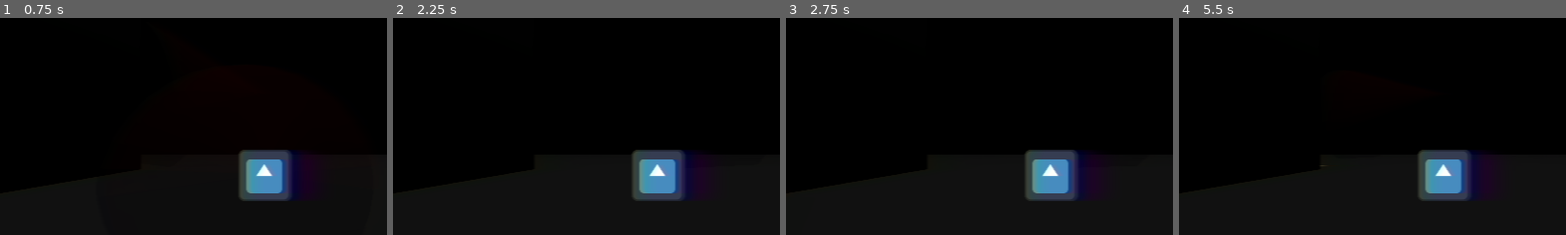
Above: before the commit, frames 1-4 (left to right).
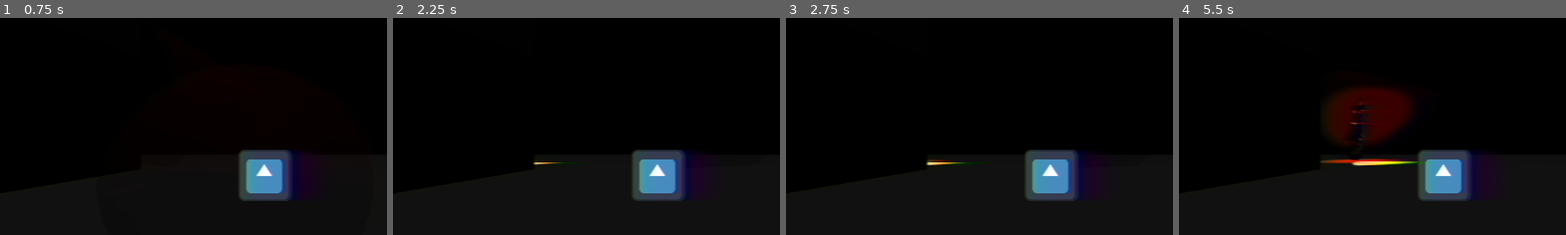
Above: after the commit, the same moments.

Repository: Pr3cursor/Zoovre
Game: Godot game, scene res://scenes/main_menu.tscn
Same seed, same stepped clock (60 frames per second), same inputs: the game is played once before the commit and once after it. The engine's default icon, where the game draws it, is replaced by a stand-in: a white triangle on a blue panel in a dark square.
Inputs (mouse positions are % of the whole screen's width and height, from its top left):
- Up to frame 1 (0.75 s): click (50, 74) at 0.5 s
- Up to frame 2 (2.25 s): tap Enter at 1.25 s; hold D (move_right) 1.28-2.03 s; tap Space at 2 s; hold S (move_down) from 2.03 s (still down)
- Up to frame 3 (2.75 s): keep holding S (move_down)
- Up to frame 4 (5.5 s): tap Enter at 2.75 s; release S (move_down) at 2.78 s; hold D (move_right) 2.78-3.53 s; tap Space at 3.5 s; hold W (move_up) 3.53-4.28 s; hold A (move_left) from 4.28 s (still down)
The pictures show only the part of the screen within x 14-63%, y 21-71%; the shares and areas given below are measured in that part.

Frame 1 is identical in both runs. In frame 2, less than 0.1% of the frame differs, in the area x 36-45%, y 66-68%; in frame 3, 0.2%; in frame 4, 4.9%, in the area x 36-64%, y 32-69%.

Commit message:
enemy model + animation

Diff:
--- a/zoovre/scenes/enemy.tscn
+++ b/zoovre/scenes/enemy.tscn
@@ -1,6 +1,7 @@
-[gd_scene load_steps=6 format=3 uid="uid://dukw52yx3pibx"]
+[gd_scene load_steps=7 format=3 uid="uid://dukw52yx3pibx"]
 
 [ext_resource type="Script" uid="uid://dk11j3cqf4ogo" path="res://scripts/enemy.gd" id="1_7p1mj"]
+[ext_resource type="PackedScene" uid="uid://dvea1gbieiosw" path="res://blender/security.glb" id="2_md0e3"]
 
 [sub_resource type="Environment" id="Environment_7p1mj"]
 background_mode = 1
@@ -50,4 +51,12 @@
 
 [node name="AnimationPlayer" type="AnimationPlayer" parent="."]
 
+[node name="security" parent="." instance=ExtResource("2_md0e3")]
+transform = Transform3D(-0.45, 0, -3.934025e-08, 0, 0.45, 0, 3.934025e-08, 0, -0.45, 0, 0, 0)
+
+[node name="OmniLight3D" type="OmniLight3D" parent="."]
+transform = Transform3D(1, 0, 0, 0, 1, 0, 0, 0, 1, 0, 3.5355902, 0.0061154366)
+light_color = Color(1, 0, 0, 1)
+light_energy = 18.4
+
 [connection signal="body_entered" from="RayCast3D/Area3D" to="." method="_on_area_3d_body_entered"]
--- a/zoovre/scenes/testscene.tscn
+++ b/zoovre/scenes/testscene.tscn
@@ -141,7 +141,7 @@
 transform = Transform3D(1, 0, 0, 0, 1, 0, 0, 0, 1, -20.862402, 1.6081209, -22.883558)
 
 [node name="Enemy" parent="." node_paths=PackedStringArray("patrol_points") instance=ExtResource("4_ye8wr")]
-transform = Transform3D(-0.17333883, 0, 0.98486227, 0, 1, 0, -0.98486227, 0, -0.17333883, -21.468464, 0, -3.253645)
+transform = Transform3D(-0.17333883, 0, 0.98486227, 0, 1, 0, -0.98486227, 0, -0.17333883, -16.515705, 0, -10.04835)
 patrol_points = [NodePath("../PatrolPoints/Point1"), NodePath("../PatrolPoints/Point2"), NodePath("../PatrolPoints/Point3")]
 
 [node name="PatrolPoints" type="Node3D" parent="."]
--- a/zoovre/scripts/enemy.gd
+++ b/zoovre/scripts/enemy.gd
@@ -1,6 +1,5 @@
 extends CharacterBody3D
 
-@onready var anim = $AnimationPlayer
 @onready var agent = $NavigationAgent3D
 @onready var vision_ray = $RayCast3D
 
@@ -11,6 +10,8 @@
 @export var investigate_wait_time: float = 4.0
 @export var patrol_wait_time: float = 3.0
 @export var update_interval: float = 0.2
+
+@onready var anim = $security.get_node("AnimationPlayer")
 
 const UPDATE_TIME = 0.2
 const SPEED = 150
@@ -70,6 +71,7 @@
 	look_at(global_transform.origin + new_dir, Vector3.UP)
 	velocity.x = dir.x * speed
 	velocity.z = dir.z * speed
+	anim.play("walking")
 
 func _stop_and_idle() -> void:
 	velocity = Vector3.ZERO
--- /dev/null
+++ b/zoovre/security.tscn
@@ -0,0 +1,10 @@
+[gd_scene load_steps=2 format=3 uid="uid://76si1uhxvvjc"]
+
+[ext_resource type="PackedScene" uid="uid://dvea1gbieiosw" path="res://blender/security.glb" id="1_225ps"]
+
+[node name="security" instance=ExtResource("1_225ps")]
+transform = Transform3D(0.5, 0, 0, 0, 0.5, 0, 0, 0, 0.5, 0, 0, 0)
+
+[node name="OmniLight3D" type="OmniLight3D" parent="." index="2"]
+transform = Transform3D(2, 0, 0, 0, 2, 0, 0, 0, 2, 0, 8, 0)
+light_color = Color(1, 0, 0, 1)
Not shown, added: zoovre/blender/raccoon.blend.import
Not shown, added: zoovre/blender/security.glb.import
